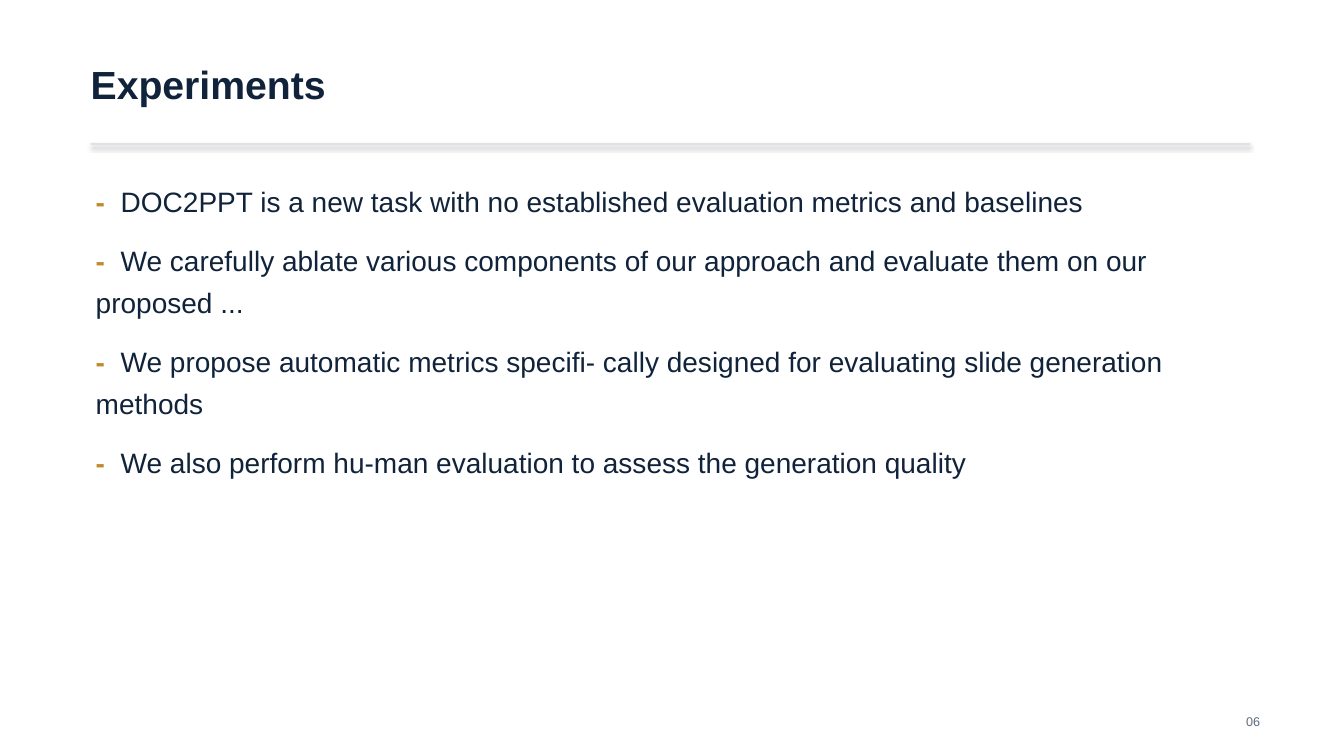
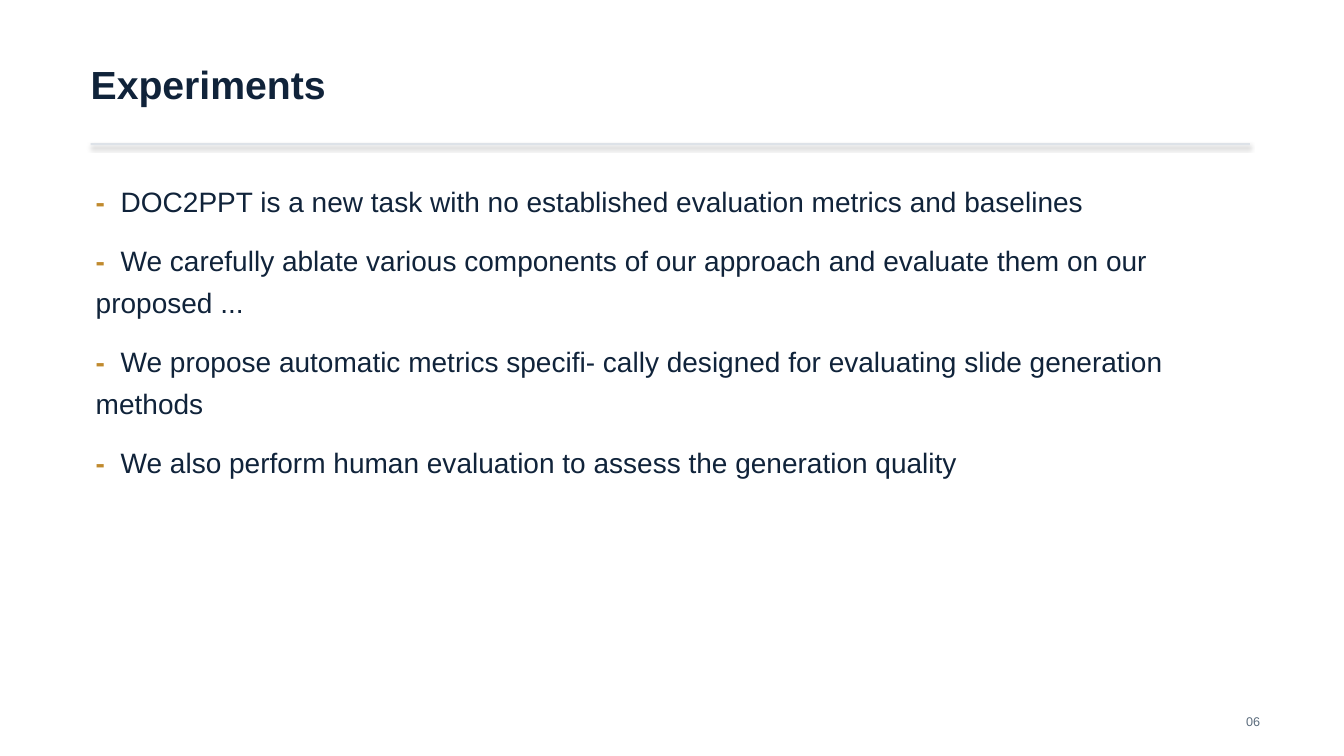
Before and after one commit to Mizuki0215/capstone-ppt-agent, a slide deck: slide 6 of out/DOC2PPT_2101.11796.pptx. Drawn at 1344x756 pixels with LibreOffice and Linux fonts; fonts in the diff are those of the drawing. Boxes give left, top, right and bottom in pixels: in the first picture for what was removed or moved away, otherwise in the second. Text is boxed around its words. In the diff, an @@ line names an element or a change of style, - is before the commit and + after.

```diff
--- a/out/DOC2PPT_2101.11796.pptx
+++ b/out/DOC2PPT_2101.11796.pptx
@@ text at box(121, 452, 956, 478): text changed @@
-- We also perform hu-man evaluation to assess the generation quality
+- We also perform human evaluation to assess the generation quality
```
Also in this commit, not shown: 4 other slides changed, 10 other files.
